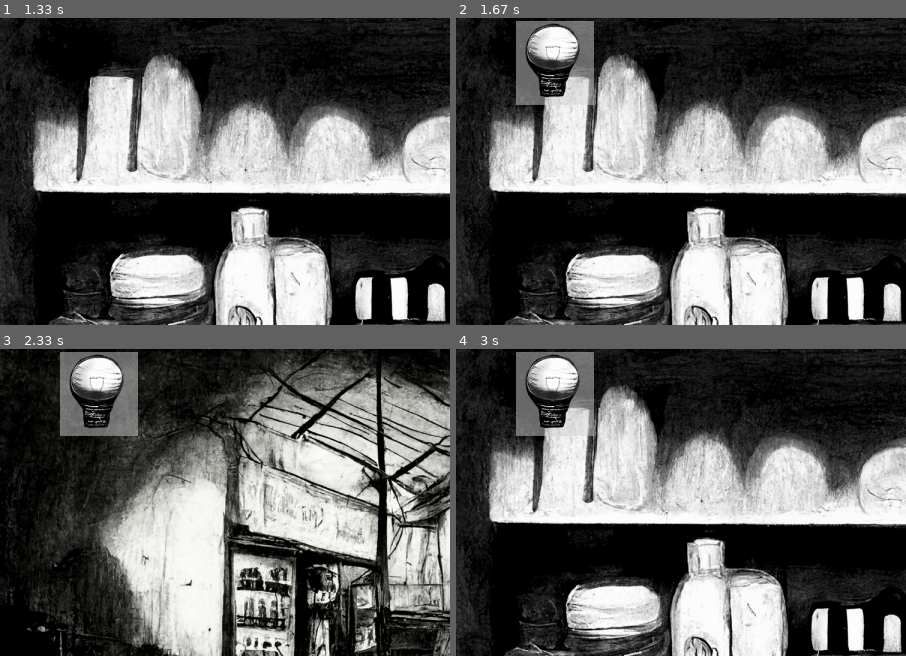
Above: before the commit, frames 1-4 (two rows, left to right).
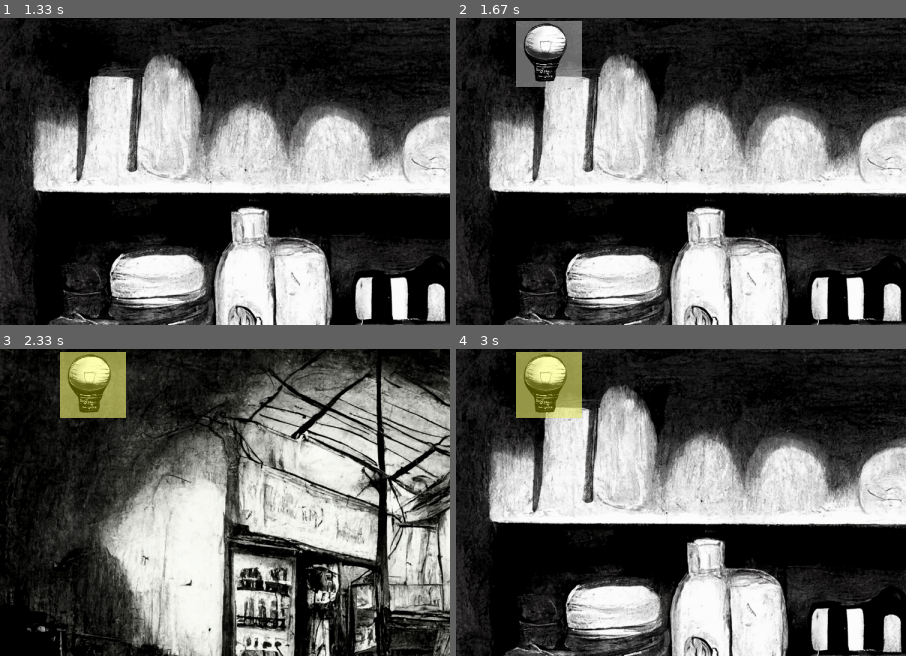
Above: after the commit, the same moments.

Repository: kyra169090/deathdream_pygame
Game: pygame game, started from src/main.py
Same seed, same stepped clock (60 frames per second), same inputs: the game is played once before the commit and once after it.
Inputs (mouse positions are % of the whole screen's width and height, from its top left):
- Up to frame 1 (1.33 s): click (92, 73) at 0.38 s; click (60, 72) at 0.72 s; click (65, 45) at 1.05 s
- Up to frame 2 (1.67 s): click (75, 58) at 1.38 s
- Up to frame 3 (2.33 s): click (11, 7) at 1.72 s; click (52, 94) at 2.05 s
- Up to frame 4 (3 s): click (47, 33) at 2.38 s; click (70, 42) at 2.72 s
The pictures show only the part of the screen within x 0-50%, y 0-50%; the shares and areas given below are measured in that part.

Frame 1 is identical in both runs. In frame 2, 2.6% of the frame differs, in the area x 13-31%, y 0-29%; in frame 3, 4.6%; in frame 4, 4.3%.

Commit message:
showing if item is selected or not

Diff:
--- a/src/game.py
+++ b/src/game.py
@@ -40,24 +40,26 @@
                 elif event.type == pygame.MOUSEBUTTONDOWN:
                     mouse_pos = event.pos
 
-                    # Check for interactions with objects
-                    for obj in self.current_scene.objects:
-                        if obj.rect.collidepoint(mouse_pos):
-                            obj.interact(self.inventory)
-                            break
-
                     # Handle item selection from the inventory
                     if event.button == 1:  # Left-click
                         for item in self.inventory.items:
                             if item.rect.collidepoint(mouse_pos):
+                                self.inventory.select_item(item)
                                 selected_item = item
                                 break
                     # Handle interaction with slots
                     for slot in self.current_scene.slots:
                         if slot.rect.collidepoint(mouse_pos) and selected_item:
                             if slot.try_use_item(selected_item, self.inventory):
+                                self.inventory.selected_item = None  # Deselecting the item after it is used
                                 selected_item = None  # Clear selection if the item is used
                                 break
+
+                    # Check for interactions with objects
+                    for obj in self.current_scene.objects:
+                        if obj.rect.collidepoint(mouse_pos):
+                            obj.interact(self.inventory)
+                            break
 
                     # Check for interactions with boxes
                     for box in self.current_scene.boxes:
--- a/src/inventory.py
+++ b/src/inventory.py
@@ -3,22 +3,21 @@
 class Inventory:
     def __init__(self):
         self.items = []
+        self.selected_item = None
 
     def add_item(self, item):
         self.items.append(item)
-        print(f"Item {item.name} added to inventory.")
 
     def remove_item(self, item):
         if item in self.items:
             self.items.remove(item)
-            print(f"Item {item.name} removed from inventory.")
 
     def render(self, screen):
         # Rendering the inventory in an upper bar, as a list of images
         x = 100
         y = 5
-        bar_width = len(self.items) * 130  # Calculate the width based on the number of items
-        bar_height = 140
+        bar_width = len(self.items) * 110  # Calculate the width based on the number of items
+        bar_height = 110
 
         # Create a semi-transparent surface for the background
         background = pygame.Surface((bar_width, bar_height), pygame.SRCALPHA)
@@ -31,4 +30,16 @@
         item_x = x
         for item in self.items:
             item.render(screen, item_x, y)
+
+            if item == self.selected_item:
+                # Creating a semi-transparent surface to highlight the selected item
+                highlight_surface = pygame.Surface((bar_width, bar_height), pygame.SRCALPHA)
+                highlight_surface.fill((255, 255, 0, 78))  # Yellow color with 50% opacity
+
+                # Blit the highlight layer onto the item
+                screen.blit(highlight_surface, (item_x, y))
+
             item_x += 130  # space between items
+
+    def select_item(self, item):
+        self.selected_item = item
--- a/src/objects.py
+++ b/src/objects.py
@@ -9,7 +9,7 @@
         self.height = height
         self.rect = pygame.Rect(x, y, width, height)
         self.interactable = interactable
-        self.inventory_image = pygame.transform.scale_by(self.image, 0.5)
+        self.inventory_image = pygame.transform.scale_by(self.image, 0.4)
 
     def render(self, screen, x=None, y=None):
         if x is not None and y is not None:
--- a/src/scenes.py
+++ b/src/scenes.py
@@ -1,6 +1,5 @@
 import pygame
 from objects import GameObject
-from inventory import Inventory
 from slots_n_boxes import Slot, Box
 
 class Node:
